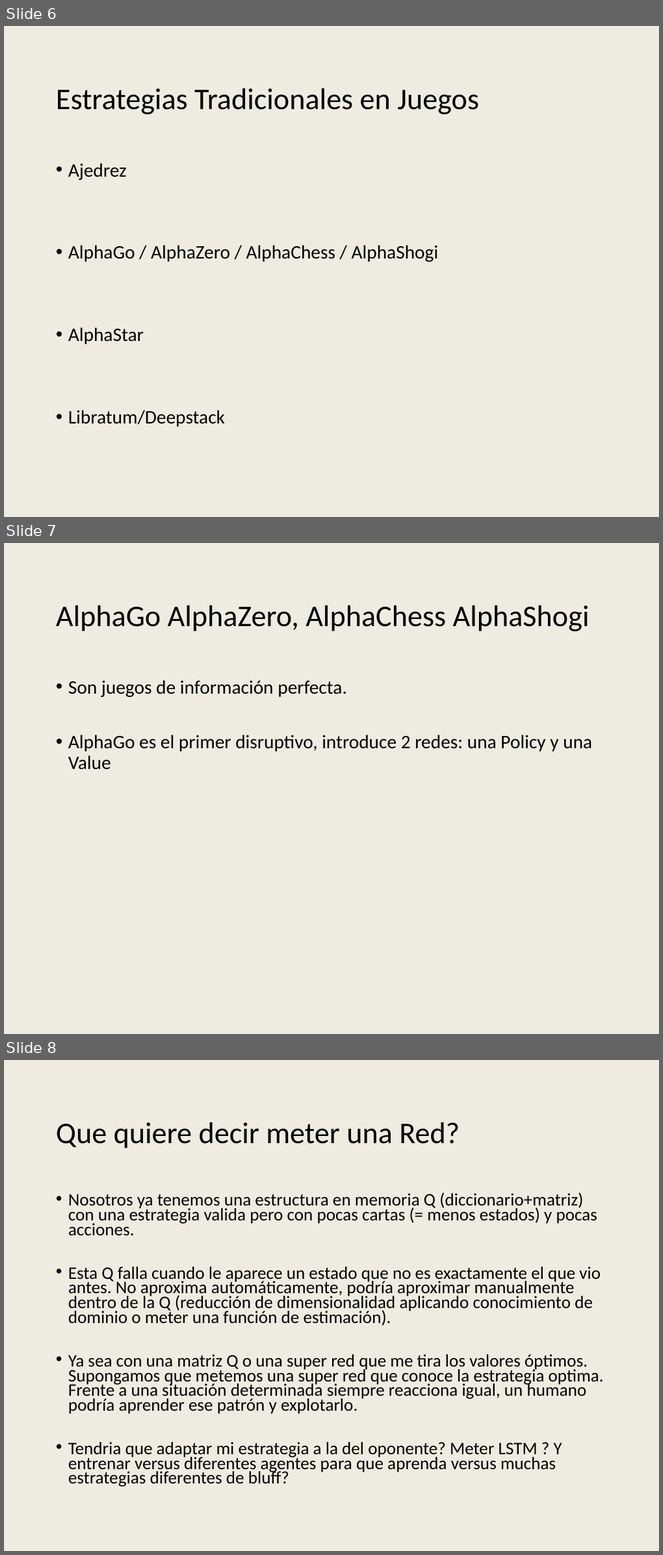
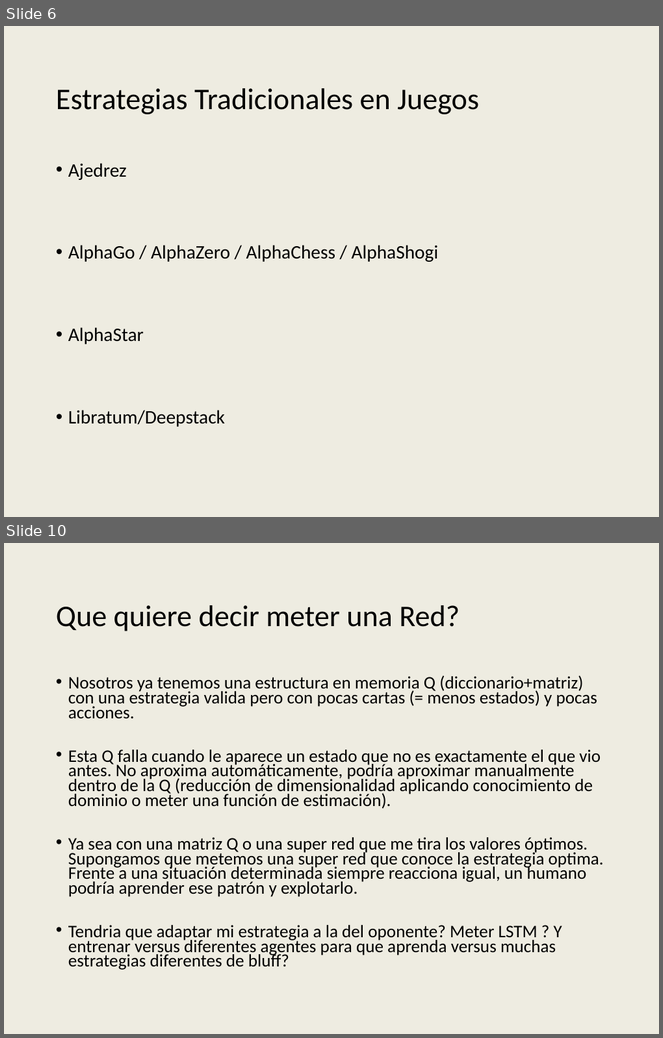
Before and after one commit to AbrojoROU/Truco_DQN, a slide deck: Proyecto IA Digital House v3.pptx. Shown one above the other, each under a label of ours: slides 6, 7 and 8 before the commit, slides 6 and 10 after it; the slides between them are not shown. The pictures are 663x1555 and 663x1038 pixels, drawn with LibreOffice and Linux fonts; fonts in the diff are those of the drawing; background and template pictures are left out. Boxes give left, top, right and bottom in pixels: in the first picture for what was removed or moved away, otherwise in the second. Text is boxed around its words. In the diff, an @@ line names an element or a change of style, - is before the commit and + after.

```diff
--- a/Proyecto IA Digital House v3.pptx
+++ b/Proyecto IA Digital House v3.pptx
@@ slide 7 removed at (x1=4, y1=543, x2=659, y2=1034), background #EEECE1 @@
@@ title removed at (x1=56, y1=605, x2=590, y2=631) @@
-AlphaGo AlphaZero, AlphaChess AlphaShogi
@@ text removed at (x1=68, y1=680, x2=592, y2=770) @@
-• Son juegos de información perfecta.
-• AlphaGo es el primer disruptivo, introduce 2 redes: una Policy y una Value
@@ what was slide 8 is now slide 10 @@
```
Also in this commit, not shown: 3 slides added.
